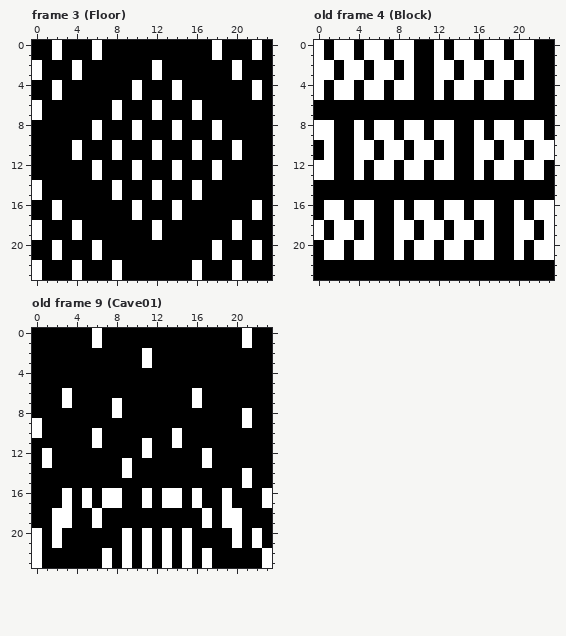
A pixel-art file gets an edit: res/images/tileset.ase. Above is the file before it was changed.
24x24 pixels, 16 frames. Shown: frame 3 (Floor), old frame 4 (Block), old frame 9 (Cave01). The commit also changed other frames, which this record leaves out.
Once edited:
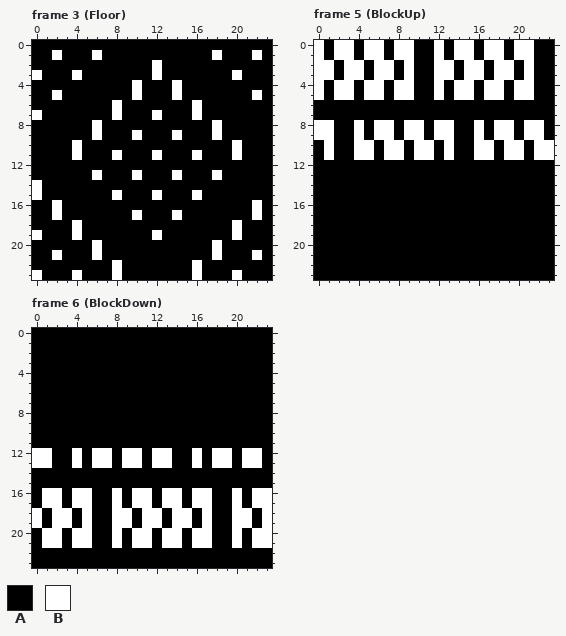
Palette (. is transparent): A #000000  B #ffffff
A new or re-ordered frame is compared with the old frame closest to it.
Change:
frames 16 -> 20
Frame 3 (Floor), layer "Layer 1":
Colour A replaces colour B in row 0 at x 2, 6, 18 and 22; in row 2 at x 0, 4 and 20; in row 4 at x 2 and 22; in row 6 at x 0 and 12; in row 8 at x 10 and 14; in row 10 at x 8, 12 and 16.
Colour A replaces colour B in row 12 at x 6, 10, 14 and 18; in row 14 at x 8, 12 and 16; in row 16 at x 10 and 14; in row 18 at x 0 and 12; in row 20 at x 2 and 22; in row 22 at x 0, 4 and 20.
Frame 5 (BlockUp) is new; against old frame 4 (Block), layer "Layer 1":
Colour A replaces colour B in rows 12 to 13 at x 0 to 1, 4, 6 to 7, 9 to 10, 12 to 13, 16, 18 to 19 and 21 to 22; in rows 16 to 17 at x 1 to 2, 4 to 5, 8, 10 to 11, 13 to 14, 16 to 17, 20 and 22 to 23; in rows 18 to 19 at x 0, 2 to 3, 5, 8 to 9, 11 to 12, 14 to 15, 17, 20 to 21 and 23; in rows 20 to 21 at x 1 to 2, 4 to 5, 8, 10 to 11, 13 to 14, 16 to 17, 20 and 22 to 23.
Frame 6 (BlockDown) is new; against old frame 9 (Cave01), layer "Layer 2":
Colour A replaces colour B in rows 0 to 1 at x 6 and 21; in rows 2 to 3 at x 11; in row 6 at x 3 and 16; in row 7 at x 3, 8 and 16; in row 8 at x 8 and 21; in row 9 at x 0 and 21.
Colour A replaces colour B in row 10 at x 0, 6 and 14; in row 11 at x 6, 11 and 14; in row 12 at x 11 and 17; in row 13 at x 17; in row 14 at x 9 and 21; in row 15 at x 21.
Colour A replaces colour B in rows 16 to 17 at x 3, 7 and 19; in rows 18 to 19 at x 6 and 19; in rows 20 to 21 at x 0, 9 and 15; in rows 22 to 23 at x 0, 7, 9, 11, 13, 15, 17 and 23.
Colour B replaces colour A in row 12 at x 0, 4, 6 to 7, 9 to 10, 12 to 13, 16, 18 to 19 and 21 to 22; in row 13 at x 0, 4, 6 to 7, 10, 12 to 13, 16, 18 to 19 and 21 to 22; in rows 16 to 17 at x 1 to 2, 4, 10, 17, 20 and 22; in rows 18 to 19 at x 0, 5, 8 to 9, 11 to 12, 14 to 15, 21 and 23; in rows 20 to 21 at x 1, 4 to 5, 8, 10, 14, 16 to 17 and 23.
Changed places in both pictures, as pixel boxes (x1, y1, x2, y2):
changed: (32, 40, 262, 270)
changed: (314, 160, 554, 260)
changed: (32, 328, 272, 568)
